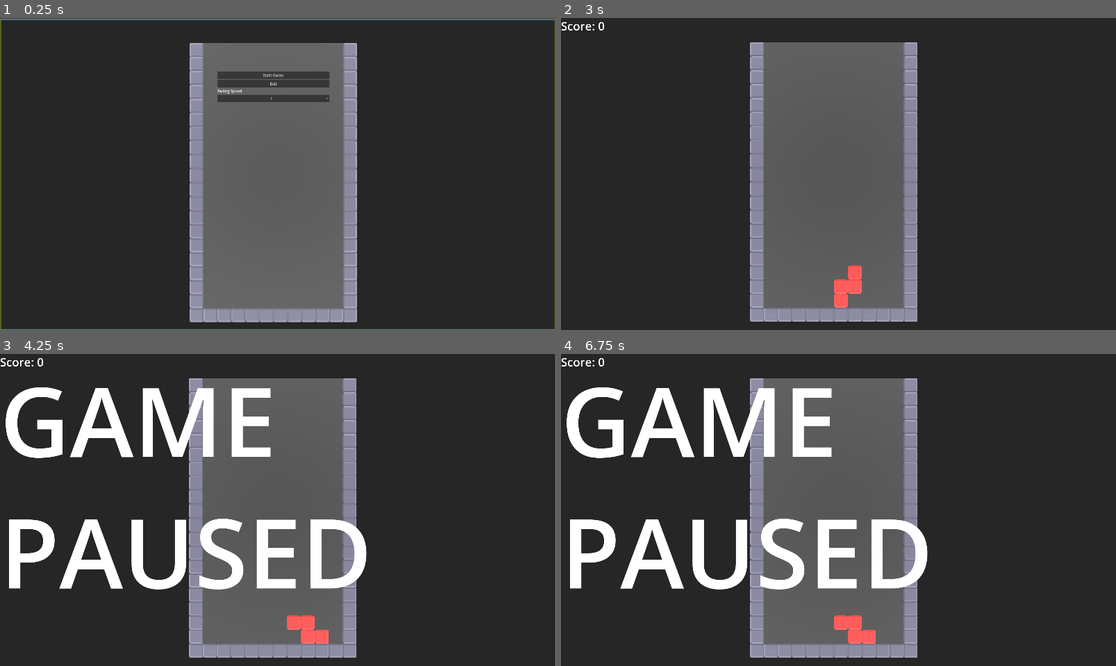
Above: before the commit, frames 1-4 (two rows, left to right).
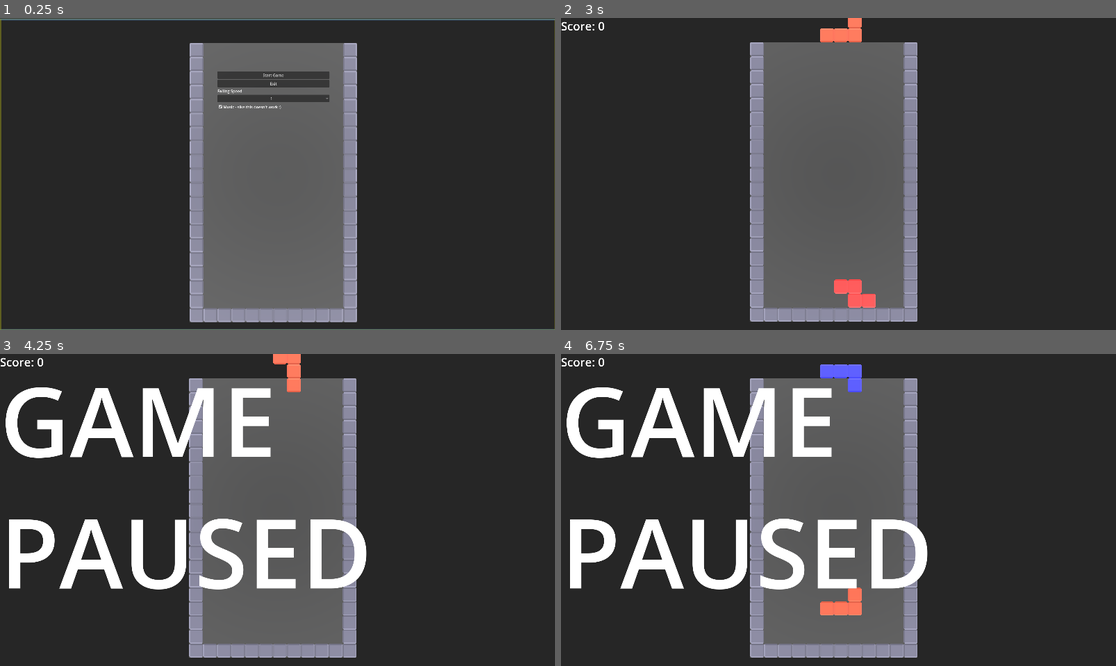
Above: after the commit, the same moments.

Repository: Dendrobyte/TetrisClone
Game: Godot game, scene res://main.tscn
Two runs of this game, one before a commit and one after it. Both use one fixed random seed, a clock stepped at 60 frames per second and the inputs below. Sound files missing from this copy of the repository are replaced by a short silence.
Inputs (mouse positions are in pixels of both pictures, inside the frame that each line leads up to):
- Up to frame 1 (0.25 s): no input
- Up to frame 2 (3 s): click (832, 108) at 0.5 s, where only the run after the commit has a clickable "Music - sike this doesn't wor…"; click "Start Game" at 1.25 s; hold D (move_right) 2.03-2.78 s; tap J (rotate_ccw) at 2.1 s; tap Enter at 2.75 s; hold W (instant_down) from 2.78 s (still down); tap L (rotate_cw) at 2.85 s
- Up to frame 3 (4.25 s): tap Space (pause) at 3.5 s; release W (instant_down) at 3.53 s; hold D (move_right) from 3.53 s (still down); tap J (rotate_ccw) at 3.6 s
- Up to frame 4 (6.75 s): tap Enter at 4.25, 5.75 s; tap L (rotate_cw) at 4.35, 5.85 s; tap Space (pause) at 5, 6.5 s; release D (move_right) at 5.03 s; hold A (move_left) 5.03-6.53 s; tap J (rotate_ccw) at 5.1, 6.6 s; hold W (instant_down) from 6.53 s (still down)

The runs differ from the first frame. In frame 1, less than 0.1% of the frame differs, in the area x 39-51%, y 27-30%; in frame 2, 0.8%; in frame 3, 0.8%; in frame 4, 1.3%, in the area x 46-57%, y 3-93%.
Error before the commit: Invalid assignment of property or key 'volume_db' with value of type 'float' on a base object of type 'null instance'. (res://main.gd:66)

Commit message:
Added music

Diff:
--- a/main.tscn
+++ b/main.tscn
@@ -1,9 +1,11 @@
-[gd_scene load_steps=9 format=3 uid="uid://10tuwo4gmihv"]
+[gd_scene load_steps=11 format=3 uid="uid://10tuwo4gmihv"]
 
 [ext_resource type="Script" path="res://main.gd" id="1_3lkeu"]
 [ext_resource type="ArrayMesh" uid="uid://bq0y5b7jsn382" path="res://assets/Border.obj" id="2_7xgnq"]
 [ext_resource type="Script" path="res://moving_block_controller.gd" id="2_mqbh0"]
+[ext_resource type="AudioStream" uid="uid://c6witarma0f1p" path="res://assets/BlockFreeze.mp3" id="3_u5g7n"]
 [ext_resource type="Script" path="res://score.gd" id="4_ssv3s"]
+[ext_resource type="AudioStream" uid="uid://dxqbl4q2safn3" path="res://assets/Soundtrack.mp3" id="5_ub3u1"]
 
 [sub_resource type="Environment" id="Environment_1uo0t"]
 background_mode = 1
@@ -67,4 +69,11 @@
 fit_content = true
 autowrap_mode = 2
 
+[node name="Korobeiniki" type="AudioStreamPlayer" parent="UI"]
+stream = ExtResource("5_ub3u1")
+
+[node name="BlockFreezeSound" type="AudioStreamPlayer" parent="."]
+stream = ExtResource("3_u5g7n")
+volume_db = -24.0
+
 [connection signal="line_cleared" from="." to="UI/Score" method="_on_main_line_cleared"]
--- a/menu_control.gd
+++ b/menu_control.gd
@@ -21,3 +21,6 @@
 
 func _on_option_button_item_selected(index):
 	get_parent().falling_speed = index  # Index matches value so w/e
+
+# func _on_check_box_toggled(toggled_on: bool):
+# 	music_toggle = toggled_on
--- a/menu_control.tscn
+++ b/menu_control.tscn
@@ -3,7 +3,7 @@
 [ext_resource type="Script" path="res://menu_control.gd" id="1_j3vng"]
 [ext_resource type="Texture2D" uid="uid://bnpdhu2rgf71x" path="res://tetris bg.png" id="2_pbi5p"]
 
-[node name="Menu Control" type="Control"]
+[node name="Menu Control" type="Control" groups=["menu"]]
 layout_mode = 3
 anchors_preset = 15
 anchor_right = 1.0
@@ -41,6 +41,12 @@
 layout_mode = 2
 alignment = 1
 
+[node name="CheckBox" type="CheckBox" parent="VBoxContainer"]
+layout_mode = 2
+button_pressed = true
+text = "Music - sike this doesn't work :)"
+
 [connection signal="pressed" from="VBoxContainer/StartButton" to="." method="_on_start_button_pressed"]
 [connection signal="pressed" from="VBoxContainer/ExitButton" to="." method="_on_exit_button_pressed"]
 [connection signal="item_selected" from="VBoxContainer/OptionButton" to="." method="_on_option_button_item_selected"]
+[connection signal="toggled" from="VBoxContainer/CheckBox" to="." method="_on_check_box_toggled"]
--- a/moving_block_controller.gd
+++ b/moving_block_controller.gd
@@ -25,6 +25,7 @@
 		while get_parent().moving_block_transform(0, -1):
 			get_parent().draw_moving_block()
 			get_parent().frame_counter = 0  # Unique to down movement
+		get_parent().freeze_moving_block()
 	if Input.is_action_just_pressed("pause"):
 		get_parent().pause_game()
 
Not shown, added: assets/BlockFreeze.mp3.import
Not shown, added: assets/Soundtrack.mp3.import
Not shown, added: deprecated/Korobeiniki First Try.wav.import
Not shown, added: assets/BlockFreeze.mp3
Not shown, added: assets/Soundtrack.mp3
Not shown, added: deprecated/Korobeiniki First Try.wav
